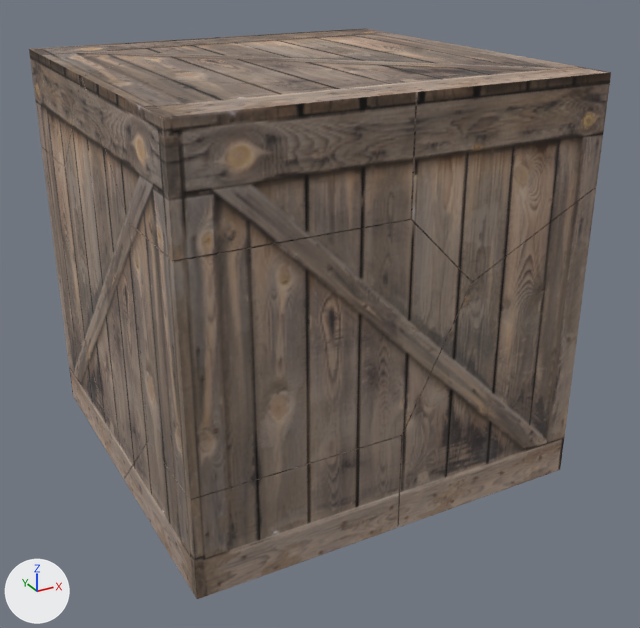
A saved change to the glTF model DungeonGame/res/entity/object/crate/crate_fractured.gltf.
Camera for both pictures: a camera (50 mm lens) standing at (-0.978, -1.901, 0.788) and looking at (0.026, -0.076, -0.124). Every picture has the same lights, and +X, +Y and +Z are marked at lower left.

Objects in the first picture: 'Fractured_cell.001', 'Fractured_cell.002', 'Fractured_cell.003', 'Fractured_cell.004', 'Fractured_cell.005', 'Fractured_cell.006', 'Fractured_cell.007', 'Fractured_cell.008', 'Fractured_cell.009'.
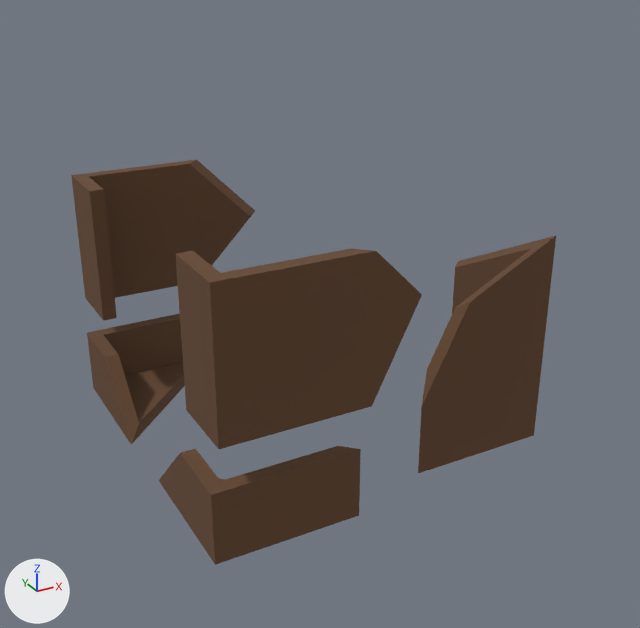
The change, as a list of edits to the scene's bpy script:
```text
Change mat_material_001:
    remove mat_material_001.texture = img_crate_diffuse_png_001
    add mat_material_001.base_color = (0.135, 0.0669, 0.0325)  # brown #674933
Remove ob_fractured_cell:
    ob_fractured_cell = bpy.data.objects.new('Fractured_cell', me_fractured_cell_010)
    ob_fractured_cell.location = (0.089, 0.121, -0.263)
Remove ob_fractured_cell_001:
    ob_fractured_cell_001 = bpy.data.objects.new('Fractured_cell.001', me_fractured_cell_011)
    ob_fractured_cell_001.location = (0.176, 0.018, 0.208)
Change ob_fractured_cell_002:
    ob_fractured_cell_002.scale: (1.0, 1.0, 1.0) -> (0.72, 0.72, 0.72)
Change ob_fractured_cell_003:
    ob_fractured_cell_003.scale: (1.0, 1.0, 1.0) -> (0.72, 0.72, 0.72)
Remove ob_fractured_cell_004:
    ob_fractured_cell_004 = bpy.data.objects.new('Fractured_cell.004', me_fractured_cell_003)
    ob_fractured_cell_004.location = (-0.471, 0.017, -0.001)
Remove ob_fractured_cell_005:
    ob_fractured_cell_005 = bpy.data.objects.new('Fractured_cell.005', me_fractured_cell_004)
    ob_fractured_cell_005.location = (-0.335, -0.335, 0.345)
Change ob_fractured_cell_006:
    ob_fractured_cell_006.scale: (1.0, 1.0, 1.0) -> (0.72, 0.72, 0.72)
Remove ob_fractured_cell_007:
    ob_fractured_cell_007 = bpy.data.objects.new('Fractured_cell.007', me_fractured_cell_006)
    ob_fractured_cell_007.location = (-0.33, 0.335, 0.35)
Change ob_fractured_cell_008:
    ob_fractured_cell_008.scale: (1.0, 1.0, 1.0) -> (0.72, 0.72, 0.72)
Change ob_fractured_cell_009:
    ob_fractured_cell_009.scale: (1.0, 1.0, 1.0) -> (0.72, 0.72, 0.72)
```

Changed parts and their boxes [x1, y1, x2, y2] in the pictures (640 x 628 px):
'Fractured_cell.002', surface changed, rescaled (28% narrower, 28% shorter)
    before: [129, 220, 472, 499]
    after: [176, 248, 422, 449]
'Fractured_cell.001', deleted (brown)
    before: [82, 28, 611, 282]
'Fractured_cell.005', deleted (brown)
    before: [82, 76, 416, 261]
'Fractured_cell.009', surface changed, rescaled (30% narrower, 30% shorter)
    before: [399, 188, 596, 527]
    after: [418, 236, 556, 473]
'Fractured_cell.008', surface changed, rescaled (27% narrower, 27% shorter)
    before: [124, 436, 401, 599]
    after: [159, 446, 361, 565]
'Fractured_cell.006', surface changed, rescaled
    before: [41, 147, 87, 352]
    after: [71, 160, 255, 321]
'Fractured_cell.004', deleted (brown)
    before: [65, 77, 149, 478]
'Fractured_cell.003', surface changed, rescaled
    before: [63, 319, 124, 479]
    after: [87, 314, 185, 445]
'Fractured_cell.007', deleted (brown)
    before: [29, 38, 210, 166]
'Fractured_cell', deleted
    before: [397, 433, 403, 527]
